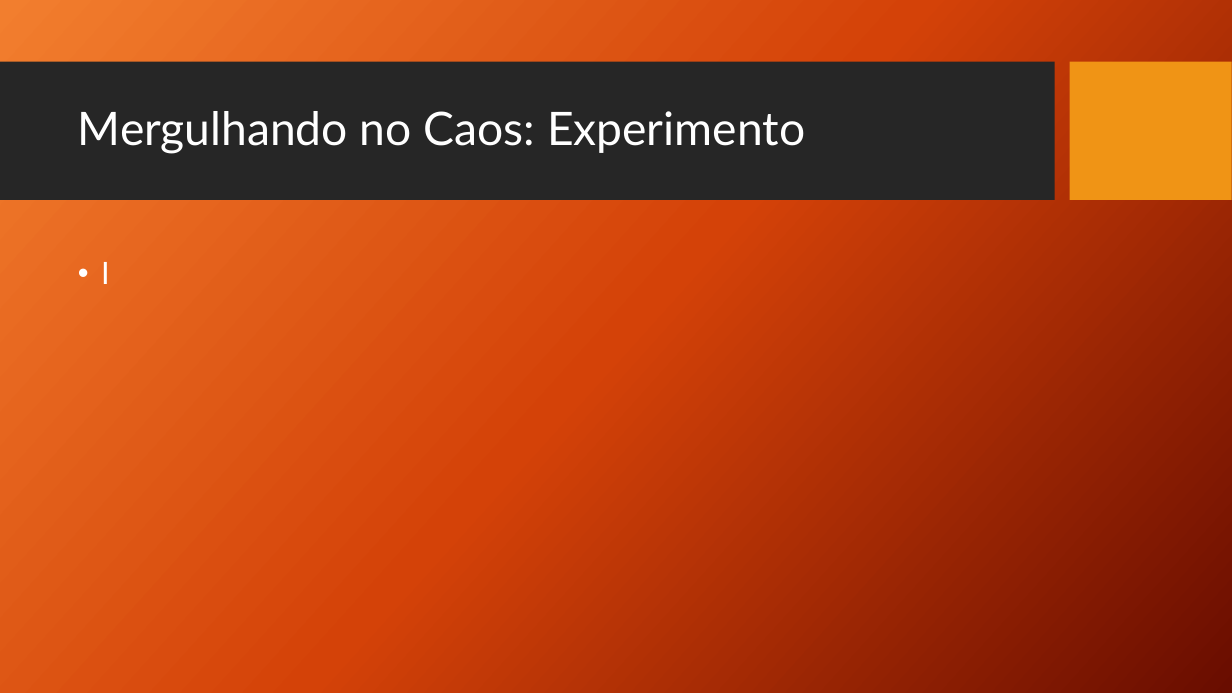
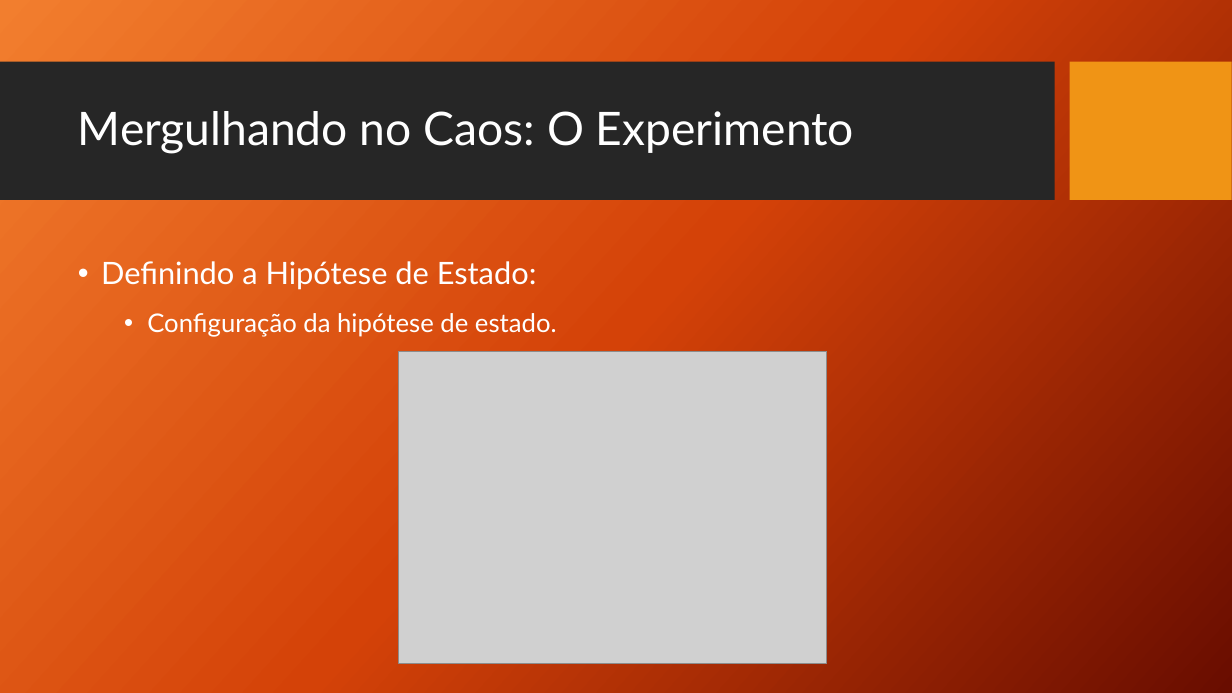
Before and after one commit to TCC-Chaos-Engineering/docs-chaos-engineering, a slide deck: slide 88 of docs/Chaos Engineering - Das Hipoteses aos Testes.pptx. Drawn at 1232x693 pixels with LibreOffice and Linux fonts; fonts in the diff are those of the drawing; grey boxes stand for pictures; background and template pictures are left out. Boxes give left, top, right and bottom in pixels: in the first picture for what was removed or moved away, otherwise in the second. Text is boxed around its words. In the diff, an @@ line names an element or a change of style, - is before the commit and + after.

Commit message:
Experimentos com Kurbenetes e Rollbacks

```diff
--- a/docs/Chaos Engineering - Das Hipoteses aos Testes.pptx
+++ b/docs/Chaos Engineering - Das Hipoteses aos Testes.pptx
@@ title at (x1=78, y1=111, x2=854, y2=154): text changed @@
-Mergulhando no Caos: Experimento
+Mergulhando no Caos: O Experimento
@@ text at (x1=101, y1=261, x2=557, y2=337): text changed; size 24 to 20 pt @@
-• I
+• Definindo a Hipótese de Estado:
+  • Configuração da hipótese de estado.
@@ picture added at (x1=399, y1=351, x2=827, y2=664) @@
```
Also in this commit, not shown: 14 other slides changed, 3 slides added, 3 slides removed.
